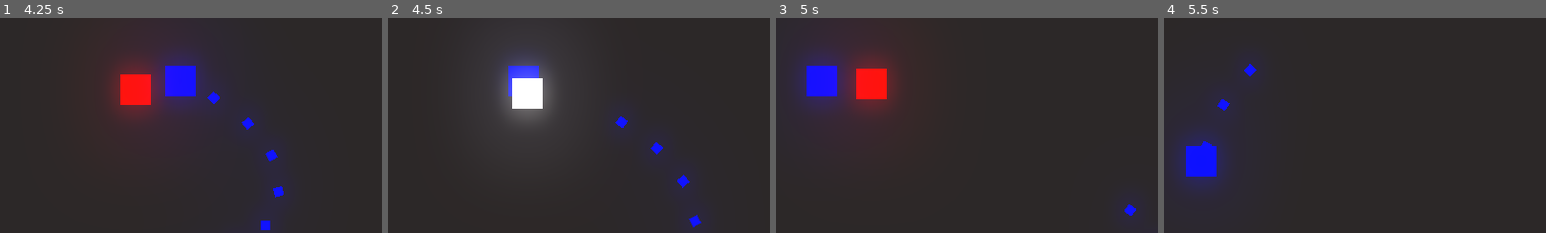
Above: before the commit, frames 1-4 (left to right).
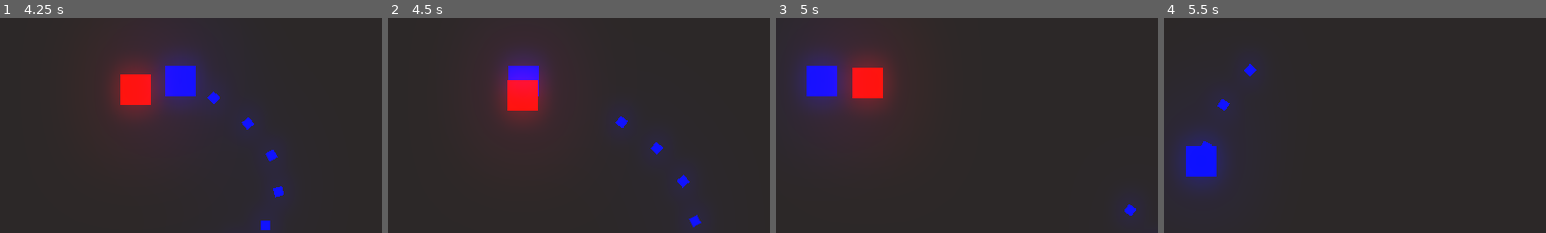
Above: after the commit, the same moments.

Repository: Daniel5772/Programmieren_Note
Game: Godot game, scene res://Level/Level 1.tscn
Same seed, same stepped clock (60 frames per second), same inputs: the game is played once before the commit and once after it.
Inputs (mouse positions are % of the whole screen's width and height, from its top left):
- Up to frame 1 (4.25 s): move the mouse to (72, 45) at 0.52 s; press the mouse at (72, 45) at 0.53 s; hold D (move_right) 0.53-1.28 s; move the mouse to (30, 55) at 1.27 s; release the mouse at (30, 55) at 1.28 s; hold S (move_down) 1.28-2.03 s; click (30, 55) at 1.35 s; move the mouse to (60, 28) at 2.02 s; press the mouse at (60, 28) at 2.03 s; hold D (move_right) 2.03-2.78 s; move the mouse to (45, 70) at 2.77 s; release the mouse at (45, 70) at 2.78 s; hold W (move_up) 2.78-3.53 s; click (45, 70) at 2.85 s; move the mouse to (80, 65) at 3.52 s; press the mouse at (80, 65) at 3.53 s; hold A (move_left) from 3.53 s (still down)
- Up to frame 2 (4.5 s): keep holding A (move_left); move the mouse to (20, 35) at 4.27 s; release the mouse at (20, 35) at 4.28 s; click (20, 35) at 4.35 s
- Up to frame 3 (5 s): keep holding A (move_left)
- Up to frame 4 (5.5 s): move the mouse to (55, 50) at 5.02 s; release A (move_left) at 5.03 s; press the mouse at (55, 50) at 5.03 s; hold S (move_down) from 5.03 s (still down)
The pictures show only the part of the screen within x 45-95%, y 35-85%; the shares and areas given below are measured in that part.

Frame 1 is identical in both runs. In frame 2, 4.0% of the frame differs, in the area x 28-45%, y 19-51%; in frame 3, 0.3%; in frame 4, nothing differs.

Commit message:
Enemy AI verbessert

Diff:
--- a/PLayer/enemy.gd
+++ b/PLayer/enemy.gd
@@ -8,6 +8,8 @@
 var stun = false
 
 var hp = 3
+
+var knockback = 6
 
 func _process(delta):
 	if Global.player != null and stun == false:
@@ -27,7 +29,7 @@
 	if area.is_in_group("Enemy_damager"):
 
 		modulate = Color.white
-		velocity = -velocity * 4
+		velocity = -velocity * knockback
 		hp -= 1
 		stun = true
 
--- a/PLayer/enemy.tscn
+++ b/PLayer/enemy.tscn
@@ -22,7 +22,7 @@
 shape = SubResource( 1 )
 
 [node name="Stun_timer" type="Timer" parent="."]
-wait_time = 0.15
+wait_time = 0.1
 one_shot = true
 [connection signal="area_entered" from="Sprite/Hitbox" to="." method="_on_Hitbox_area_entered"]
 [connection signal="timeout" from="Stun_timer" to="." method="_on_Stun_timer_timeout"]
